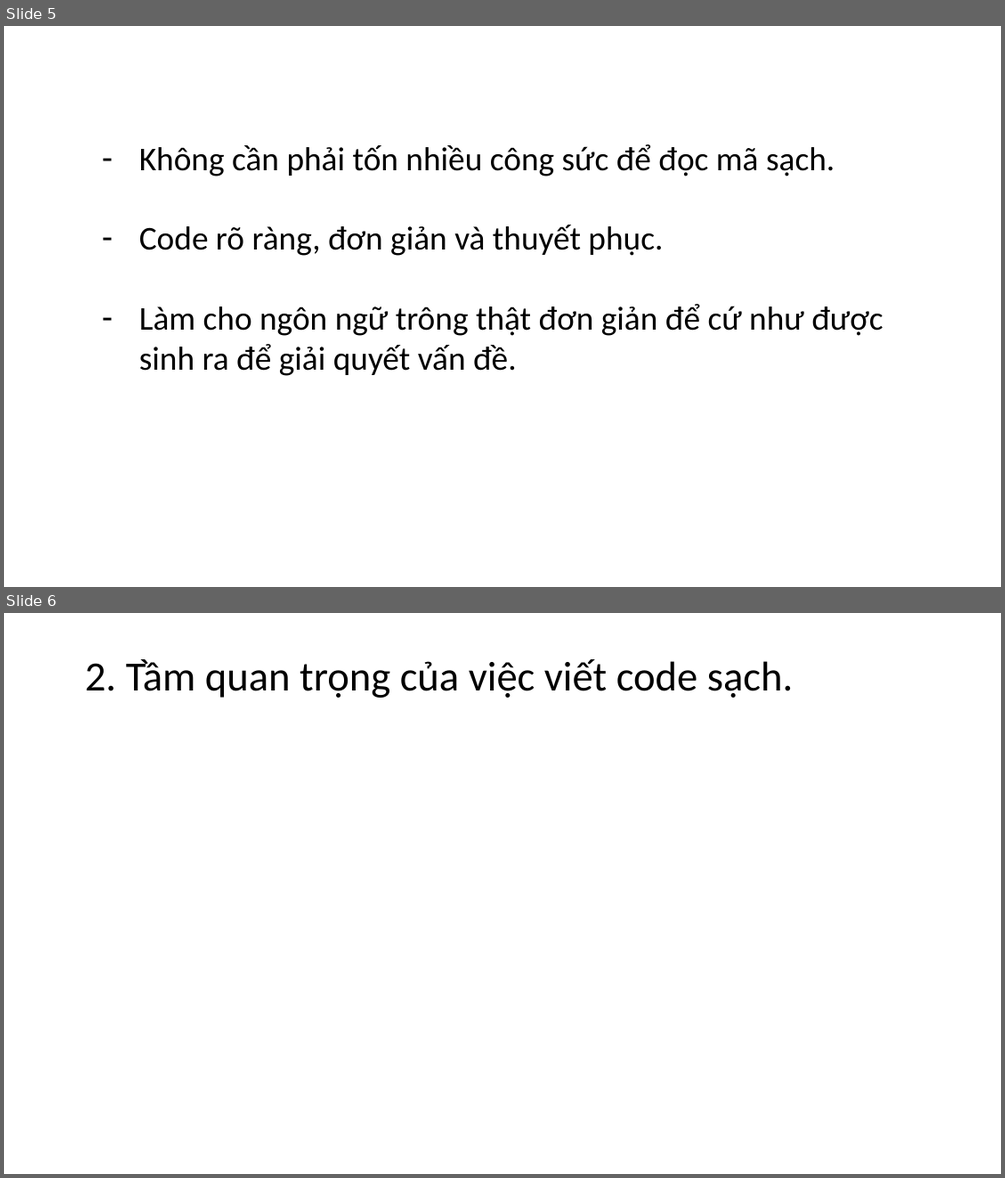
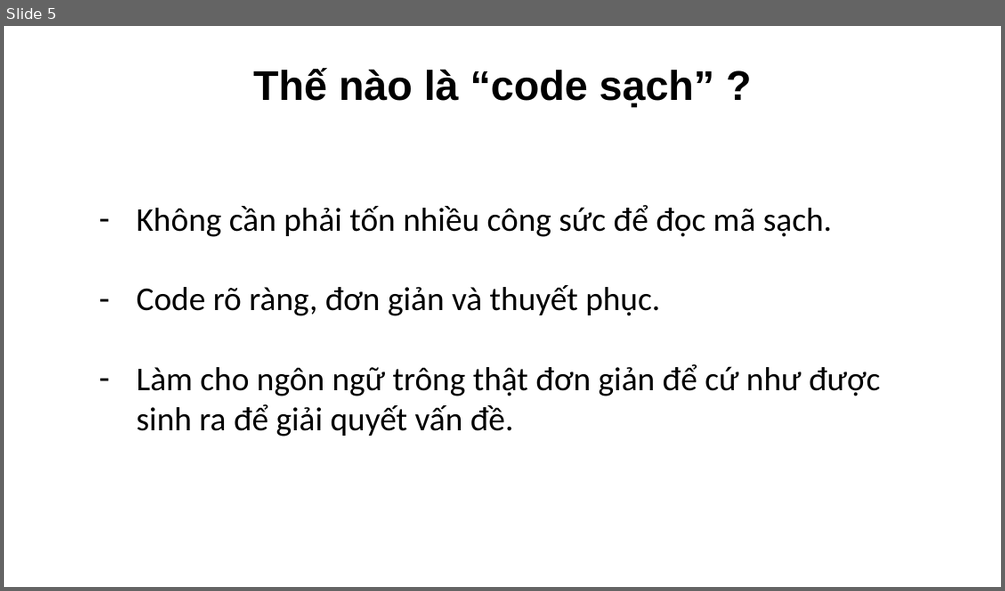
Before and after one commit to quocTuan02/demo, a slide deck: Note/CleanCode.pptx. Shown one above the other, each under a label of ours: slides 5 and 6 before the commit, slide 5 after it. The pictures are 1005x1178 and 1005x591 pixels, drawn with LibreOffice and Linux fonts; fonts in the diff are those of the drawing. Boxes give left, top, right and bottom in pixels: in the first picture for what was removed or moved away, otherwise in the second. Text is boxed around its words. In the diff, an @@ line names an element or a change of style, - is before the commit and + after.

```diff
--- a/Note/CleanCode.pptx
+++ b/Note/CleanCode.pptx
@@ slide 6 removed at [4, 613, 1001, 1174], background #FFFFFF @@
@@ text removed at [85, 659, 793, 698] @@
-2. Tầm quan trọng của việc viết code sạch.
@@ slide 5 changed as well @@
@@ text added at [253, 68, 715, 108], 40 pt, text #000000, bold @@
+Thế nào là “code sạch” ?
@@ text "Không cần phải tốn nhiều ...": place and size @@
-text "Không cần phải tốn nhiều ..." at [139, 144, 882, 376]
+text "Không cần phải tốn nhiều ..." at [137, 205, 880, 436]
```
Also in this commit, not shown: 16 other slides changed, 4 slides added, 4 other slides removed.
